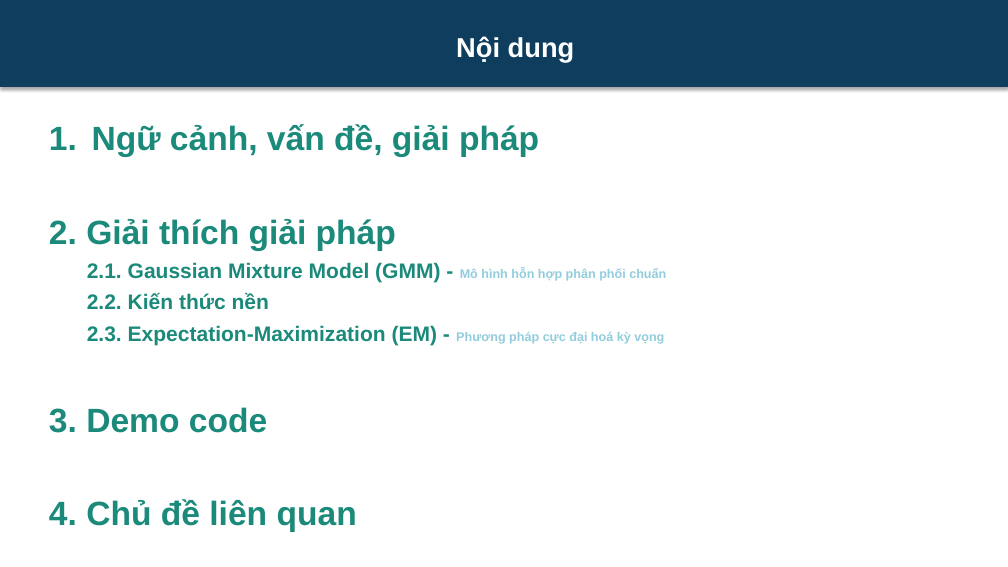
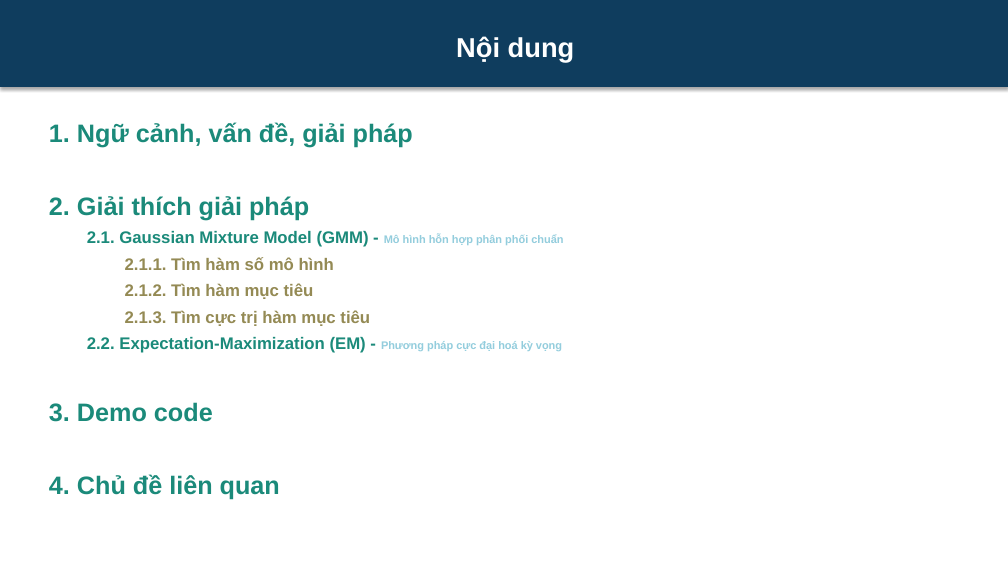
Before and after one commit to dinhdatthong1809/gaussian-mixture-model, a slide deck: slide 2 of Slide.pptx. Drawn at 1008x567 pixels with LibreOffice and Linux fonts; fonts in the diff are those of the drawing. Boxes give left, top, right and bottom in pixels: in the first picture for what was removed or moved away, otherwise in the second. Text is boxed around its words. In the diff, an @@ line names an element or a change of style, - is before the commit and + after.

Commit message:
go

```diff
--- a/Slide.pptx
+++ b/Slide.pptx
@@ text at bbox=[49, 122, 413, 148]: text changed; size 32 to 24 pt @@
-1. Ngữ cảnh, vấn đề, giải pháp
+1. Ngữ cảnh, vấn đề, giải pháp
@@ text at bbox=[49, 196, 563, 499]: size 32 to 24 pt in "2. Giải thích giải pháp", "3. Demo code", "4. Chủ đề liên quan"; size 20 to 16 pt in "2.1. Gaussian Mixture Model (GMM) -"; size 12 to 10.5 pt in "Mô hình hỗn hợp phân phối chuẩn" @@
@@ text at bbox=[87, 257, 562, 353]: text changed; size 20 to 16 pt; text colour #1B8A7A to #948A54 @@
-2.2. Kiến thức nền
-2.3. Expectation-Maximization (EM) - Phương pháp cực đại hoá kỳ vọng
+2.1.1. Tìm hàm số mô hình
+2.1.2. Tìm hàm mục tiêu
+2.1.3. Tìm cực trị hàm mục tiêu
+2.2. Expectation-Maximization (EM) - Phương pháp cực đại hoá kỳ vọng
```
Also in this commit, not shown: 7 other slides changed, 29 slides added, 4 slides removed.
